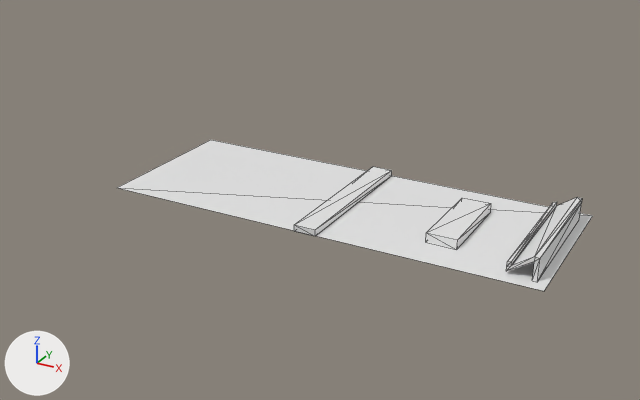
One commit to the glTF model assets/level.glb: the scene before it, then after it.
Camera for both pictures: a camera (50 mm lens) standing at (58.5, -129.5, 63.4) and looking at (-11.9, -1.5, -0.6). Arrows for +X, +Y and +Z are at lower left; the lights stay in place. Mesh edges are drawn as thin lines. Where no turn or scale is listed for an object, it has been applied to the vertices. Vertices at the same position are counted once.

Objects in the first picture: 'Appliances', 'Divider', 'Floor', 'Foods'.
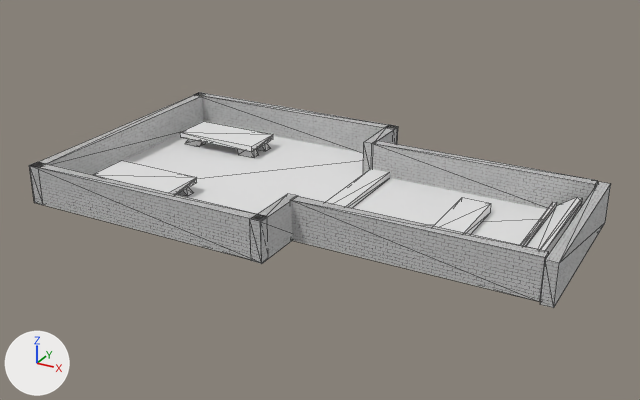
The newer file is also turned or shifted as a whole; pictures and numbers use the older file's frame.

Changed parts and their boxes [x1, y1, x2, y2] in the pictures (640 x 400 px):
'Floor', reshaped
    before: [117, 140, 593, 291]
    after: [352, 178, 547, 245]
'Wall', added
    after: [291, 196, 549, 302]
'Plane', added
    after: [125, 134, 364, 214]
'Wall.003', added
    after: [29, 162, 265, 260]
'Wall.001', added
    after: [373, 141, 598, 209]
'Wall.002', added
    after: [194, 92, 395, 153]
'Wall.006', added
    after: [30, 93, 204, 205]
'Wall.007', added
    after: [540, 182, 611, 308]
'Wall.004', added
    after: [250, 194, 297, 264]
'Table.001', added
    after: [180, 121, 273, 158]
'Table', added
    after: [92, 160, 197, 196]
'Wall.005', added
    after: [363, 125, 398, 173]

Diff of the bpy script that builds the scene:
```diff
--- a/assets/level.glb.py
+++ b/assets/level.glb.py
@@ me_plane @@
 me_plane.from_pydata(...)  # 4 vertices, 2 faces; spans x -40.0..40.0, y -15.0..15.0, z 0.0
-me_plane.vertices[0].co = (-40.0, -15.0, 0.0)  # pixel (116, 187)
-me_plane.vertices[1].co = (40.0, -15.0, 0.0)  # pixel (544, 291)
-me_plane.vertices[2].co = (-40.0, 15.0, 0.0)  # pixel (210, 139)
-me_plane.vertices[3].co = (40.0, 15.0, 0.0)  # pixel (592, 215)
+# me_plane part 1
+me_plane.vertices[0].co = (-2.0, -15.0, -0.1)
+me_plane.vertices[1].co = (40.0, -15.0, -0.1)
+me_plane.vertices[2].co = (-2.0, 15.0, -0.1)
+me_plane.vertices[3].co = (40.0, 15.0, -0.1)
@@ me_plane_001 @@
+me_plane_001.from_pydata([(-47.0, -24.6, 0.0), (1.0, -24.6, 0.0), (-47.0, 24.6, 0.0), (1.0, 24.6, 0.0)], [], [(0, 1, 3), (0, 3, 2)])
@@ ob_wall_007 @@
+ob_wall_007 = bpy.data.objects.new('Wall.007', me_cube_012)  # a box spanning x -1.0..1.0, y -16.5..16.5, z -3.6..3.6; in mat_wall (picture img_wall)
+ob_wall_007.location = (33.6, -0.2, 1.8)
@@ ob_wall_006 @@
+ob_wall_006 = bpy.data.objects.new('Wall.006', me_cube_011)  # a box spanning x -1.0..1.0, y -25.3..25.3, z -3.6..3.6; in mat_wall (picture img_wall)
+ob_wall_006.location = (-56.6, -0.2, 2.1)
@@ ob_wall_005 @@
+ob_wall_005 = bpy.data.objects.new('Wall.005', me_cube_010)  # a box spanning x -1.0..1.0, y -5.71..5.71, z -3.62..3.62; in mat_wall (picture img_wall)
+ob_wall_005.location = (-10.0, 19.7, 2.1)
@@ ob_wall_004 @@
+ob_wall_004 = bpy.data.objects.new('Wall.004', me_cube_010.copy())
+ob_wall_004.location = (-10.0, -20.1, 2.1)
@@ ob_wall_003 @@
+ob_wall_003 = bpy.data.objects.new('Wall.003', me_cube_008)  # a box spanning x -24.3..24.3, y -1.0..1.0, z -3.6..3.6; in mat_wall (picture img_wall)
+ob_wall_003.location = (-33.5, -24.5, 2.1)
@@ ob_wall_002 @@
+ob_wall_002 = bpy.data.objects.new('Wall.002', me_cube_008.copy())
+ob_wall_002.location = (-33.5, 24.6, 2.1)
@@ ob_wall_001 @@
+ob_wall_001 = bpy.data.objects.new('Wall.001', me_cube_006)  # a box spanning x -20.9..20.9, y -1.0..1.0, z -3.6..3.6; in mat_wall (picture img_wall)
+ob_wall_001.location = (11.6, 15.0, 2.1)
@@ ob_wall @@
+ob_wall = bpy.data.objects.new('Wall', me_cube_006.copy())
+ob_wall.location = (11.6, -15.3, 2.1)
@@ ob_table_001 @@
+ob_table_001 = bpy.data.objects.new('Table.001', me_cube_004)  # 48 vertices, 92 faces; spans x -8.8..8.8, y -4.1..4.1, z -2.2..0.5
+ob_table_001.location = (-42.2, 13.5, 1.7)
@@ ob_table @@
+ob_table = bpy.data.objects.new('Table', me_cube_004.copy())
+ob_table.location = (-42.2, -13.2, 1.7)
@@ ob_plane @@
+ob_plane = bpy.data.objects.new('Plane', me_plane_001)
+ob_plane.location = (-10.3, 0.0, -0.6)
```
